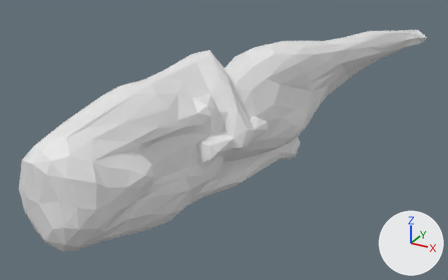
Renders of the OBJ model Homeworks/05_ARAP/mesh/Isis_dABF.obj from each side of a commit.
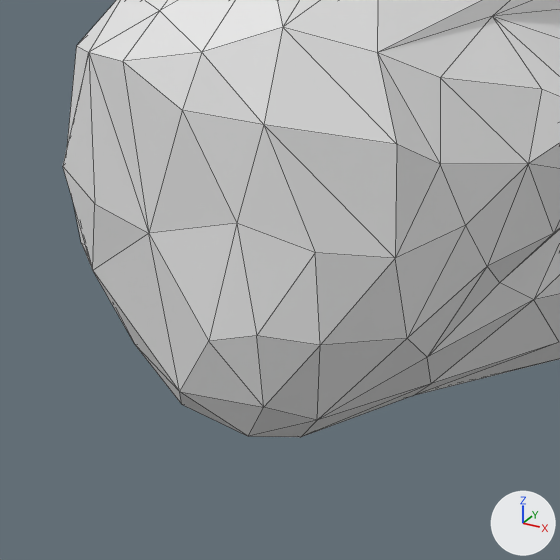
Old and new are each drawn whole from a 50 mm lens placed at (0.92, -1.685, 0.785), pointed at (-0.055, 0.087, -0.101) and again close up on the part from 1% to 30% of the width and 53% to 100% of the height. The axes (+X, +Y, +Z) are drawn at lower right. The lights are the same throughout. The close-ups show mesh edges as thin lines. Where no turn or scale is listed for an object, it has been applied to the vertices.

Names of what the first close-up shows: 'Isis_dABF'.
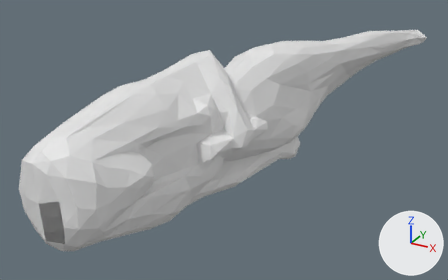
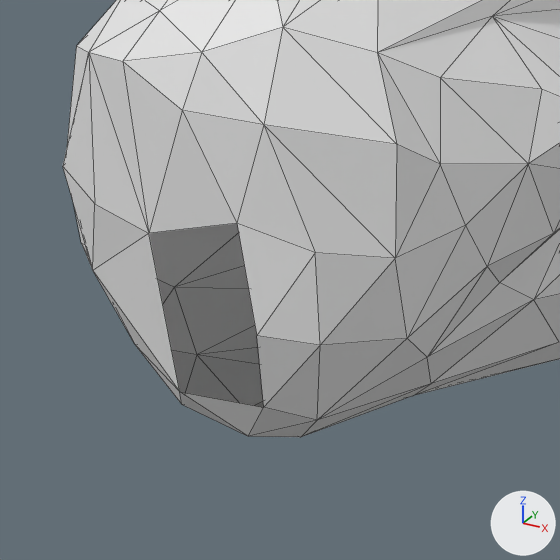
The change, as a diff of the scene's bpy script:
```diff
--- a/Homeworks/05_ARAP/mesh/Isis_dABF.obj.py
+++ b/Homeworks/05_ARAP/mesh/Isis_dABF.obj.py
@@ me_isis_dabf @@
 me_isis_dabf.from_pydata(...)  # 458 vertices, 879 faces; spans x -0.29..0.42, y -0.7..1.1, z -0.25..0.25
 # used by ob_isis_dabf; location = (0.0, 0.0, 0.0)
 # verts and faces of me_isis_dabf; kept vertices keep their numbers, new ones are numbered from 458
 # before: 451 (-0.17, -0.68, -0.12) at pixel (179, 391), 452 (-0.1, -0.69, -0.11) at pixel (263, 407), 454 (-0.1, -0.69, 0.02) at pixel (236, 223), 455 (-0.09, -0.69, -0.05) at pixel (256, 335), 456 (-0.17, -0.69, -0.01) at pixel (148, 233)
 # before: 457 (-0.13, -0.7, -0.06) at pixel (208, 341)
+# me_isis_dabf part 1
+delete_vertices([457])  # with the faces that use them
```

What differs and where, as boxes [x1, y1, x2, y2] in the close-ups (560 x 560 px):
part 1 of me_isis_dabf, deleted: before [149, 223, 264, 407]
